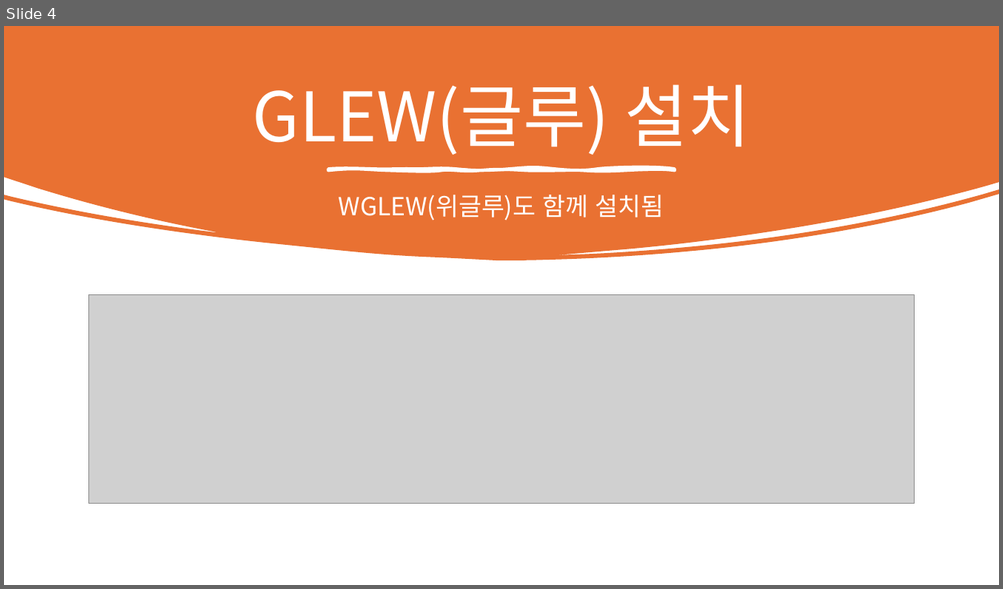
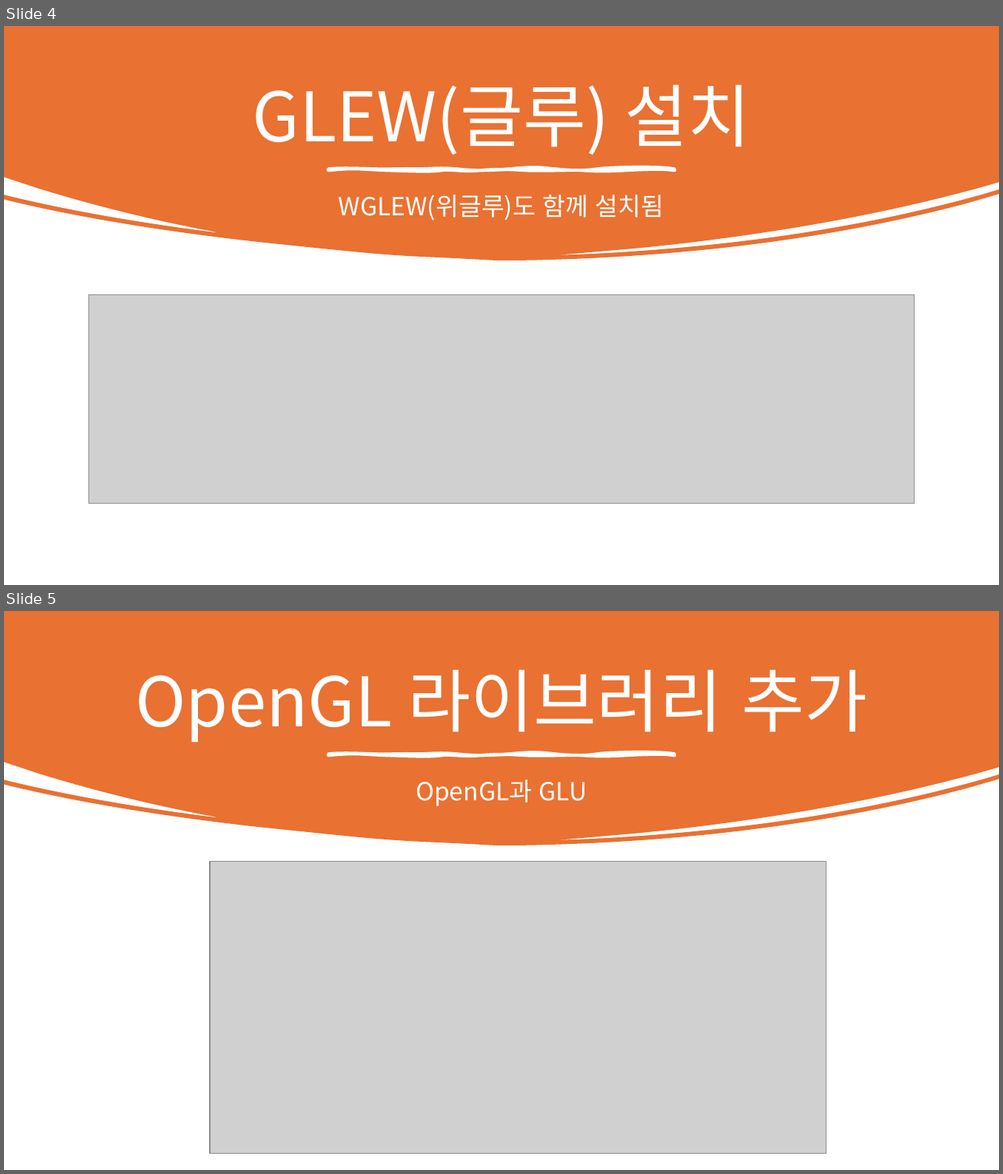
Before and after one commit to mokwongame/OpenGL_2025_2, a slide deck: OpenGL 개발 환경 설정.pptx. Shown one above the other, each under a label of ours: slide 4 before the commit, slides 4 and 5 after it. The pictures are 1003x589 and 1003x1174 pixels, drawn with LibreOffice and Linux fonts; fonts in the diff are those of the drawing; grey boxes stand for pictures. Boxes give left, top, right and bottom in pixels: in the first picture for what was removed or moved away, otherwise in the second. Text is boxed around its words. In the diff, an @@ line names an element or a change of style, - is before the commit and + after.

Commit message:
OpenGL 개발 환경 더 추가

```diff
--- a/OpenGL 개발 환경 설정.pptx
+++ b/OpenGL 개발 환경 설정.pptx
@@ slide 5 added at (4, 611, 999, 1170), background #FFFFFF @@
@@ freeform shape added at (4, 611, 999, 846), fill #E97132 @@
@@ title added at (135, 669, 867, 742), 66 pt, text #FFFFFF @@
+OpenGL 라이브러리 추가
@@ freeform shape added at (329, 755, 674, 756), fill #FFFFFF, outline #FFFFFF 3 pt @@
@@ text added at (415, 780, 587, 806), 24 pt, text #FFFFFF @@
+OpenGL과 GLU
@@ picture added at (210, 861, 826, 1153) @@
```
Also in this commit, not shown: 1 other file.
